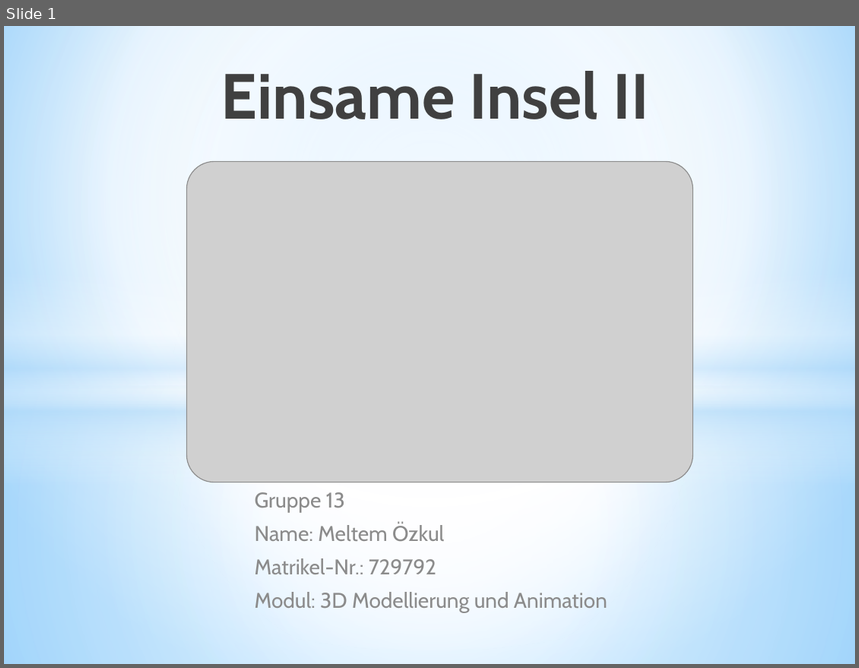
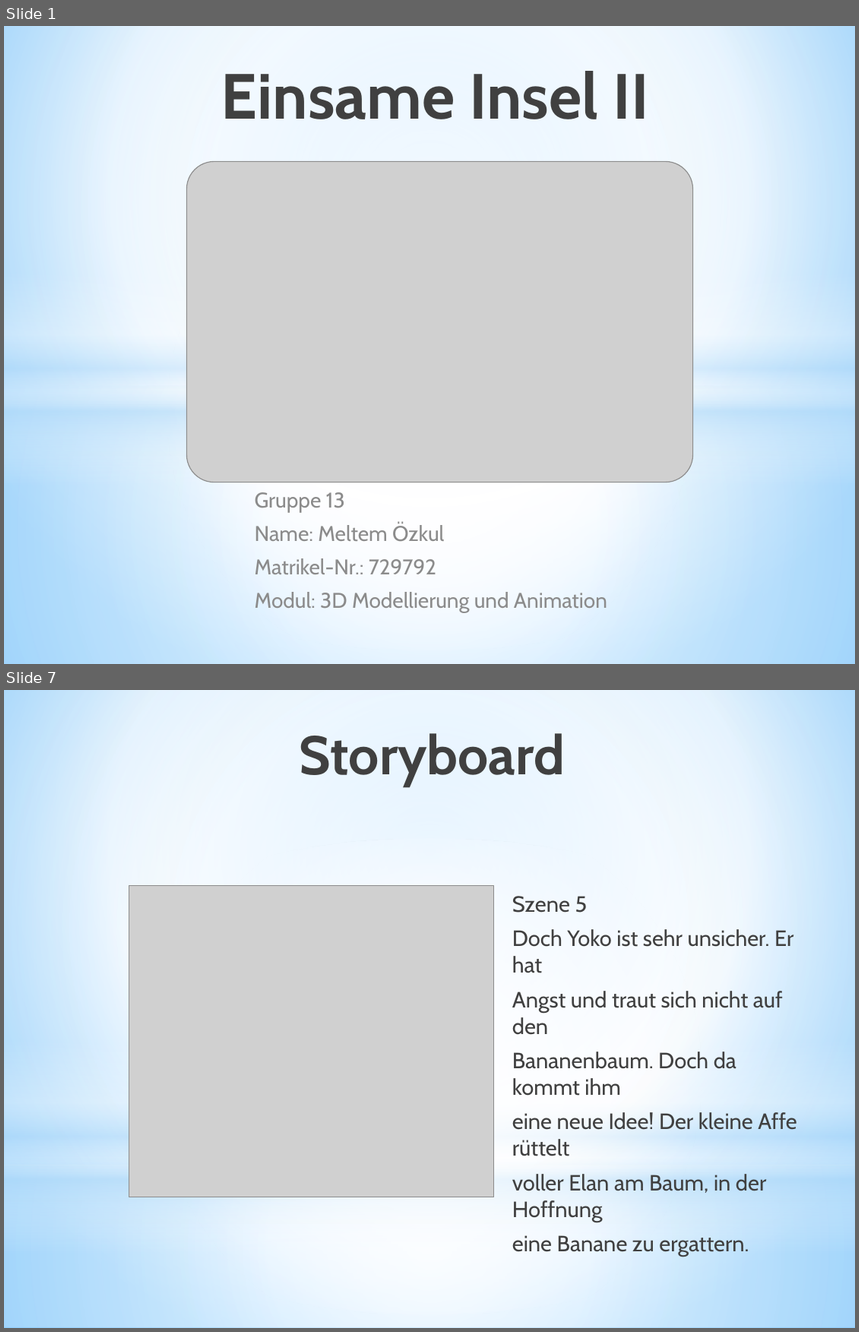
Before and after one commit to Mel-tem/51-MOE-3D, a slide deck: Präsentationen/01 Planungsphase/Planungspraesentation_MeltemOezkul_MOE_51.pptx. Shown one above the other, each under a label of ours: slide 1 before the commit, slides 1 and 7 after it; the slides between them are not shown. The pictures are 859x668 and 859x1332 pixels, drawn with LibreOffice and Linux fonts; fonts in the diff are those of the drawing; grey boxes stand for pictures. Boxes give left, top, right and bottom in pixels: in the first picture for what was removed or moved away, otherwise in the second. Text is boxed around its words. In the diff, an @@ line names an element or a change of style, - is before the commit and + after.

```diff
--- a/Präsentationen/01 Planungsphase/Planungspraesentation_MeltemOezkul_MOE_51.pptx
+++ b/Präsentationen/01 Planungsphase/Planungspraesentation_MeltemOezkul_MOE_51.pptx
@@ slide 7 added at (4, 690, 855, 1328), background gradient #9ED5FF to #FFFFFF to #5BB9FF @@
@@ rectangle added at (4, 690, 855, 1165), fill gradient #FFFFFF to #B4DCFA @@
@@ title added at (300, 733, 566, 787), 46 pt, text gradient #000000 to #404040 to #212745, bold @@
+Storyboard
@@ ellipse added at (4, 839, 855, 1314), fill gradient #FFFFFF @@
@@ picture added at (129, 886, 494, 1198) @@
@@ text added at (512, 896, 797, 1257), 18.7 pt, text #404040 @@
+Szene 5
+Doch Yoko ist sehr unsicher. Er hat
+Angst und traut sich nicht auf den
+Bananenbaum. Doch da kommt ihm
+eine neue Idee! Der kleine Affe rüttelt
+voller Elan am Baum, in der Hoffnung
+eine Banane zu ergattern.
@@ rectangle added at (4, 1040, 855, 1253), fill gradient #FFFFFF to #B4DCFA @@
@@ rectangle added at (4, 1165, 855, 1328), fill gradient #FFFFFF to #B4DCFA @@
```
Also in this commit, not shown: 1 slide changed, 10 other slides added, 3 slides removed, 47 other files.
